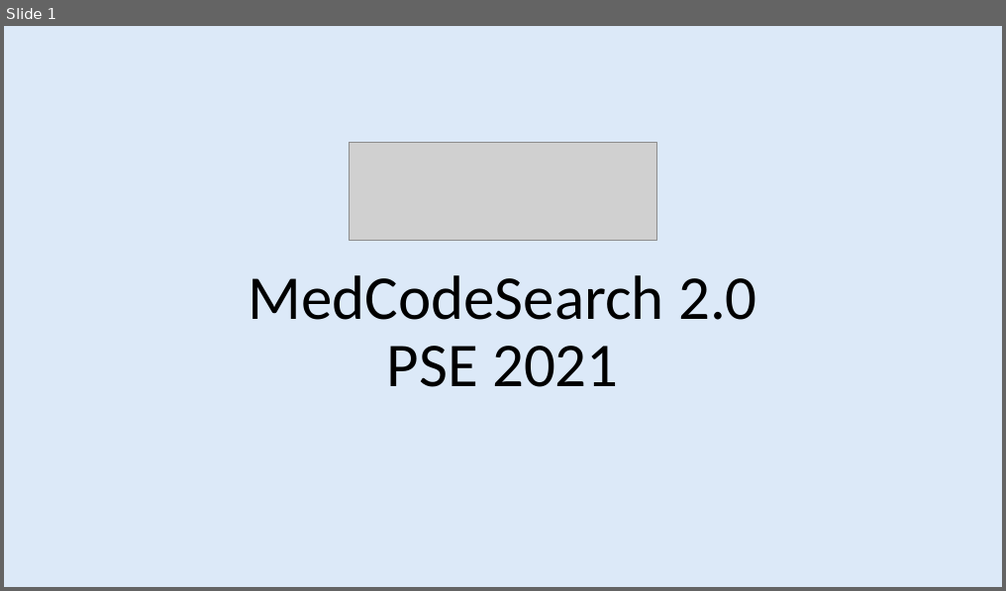
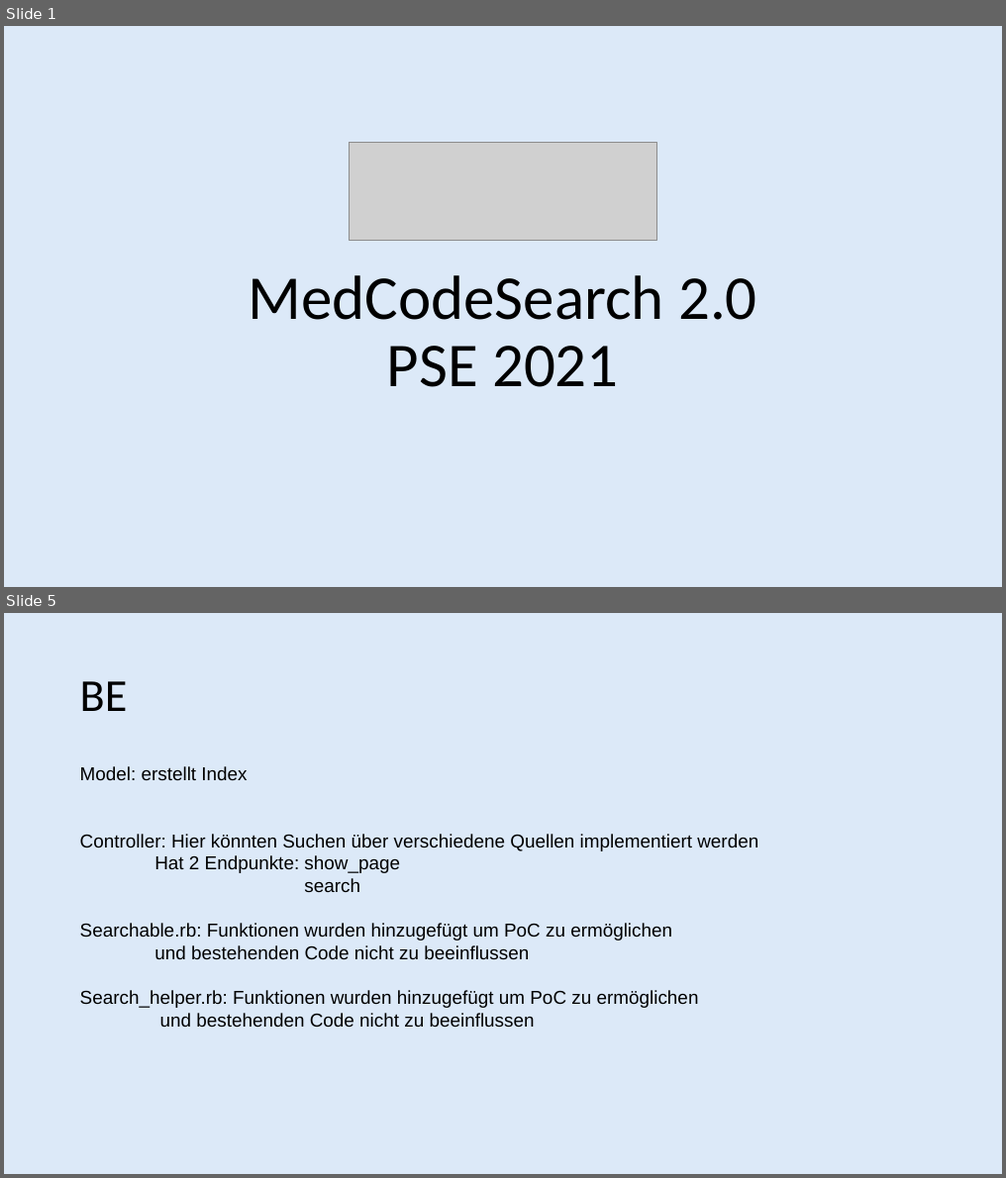
Before and after one commit to TheCodear/PSE-eonum-docrepo, a slide deck: meetings/PräsentationPoc.pptx. Shown one above the other, each under a label of ours: slide 1 before the commit, slides 1 and 5 after it; the slides between them are not shown. The pictures are 1006x591 and 1006x1178 pixels, drawn with LibreOffice and Linux fonts; fonts in the diff are those of the drawing; grey boxes stand for pictures; background and template pictures are left out. Boxes give left, top, right and bottom in pixels: in the first picture for what was removed or moved away, otherwise in the second. Text is boxed around its words. In the diff, an @@ line names an element or a change of style, - is before the commit and + after.

```diff
--- a/meetings/PräsentationPoc.pptx
+++ b/meetings/PräsentationPoc.pptx
@@ slide 5 added at box(4, 613, 1002, 1174), background #FFFFFF; not listed: 1 template element that a slide beside it also shows @@
@@ text added at box(80, 681, 128, 711), 44 pt, text #000000 @@
+BE
@@ text added at box(80, 766, 758, 1028), 18 pt, text #000000 @@
+Model: erstellt Index
+Controller: Hier könnten Suchen über verschiedene Quellen implementiert werden
+Hat 2 Endpunkte: show_page
+search
+Searchable.rb: Funktionen wurden hinzugefügt um PoC zu ermöglichen
+und bestehenden Code nicht zu beeinflussen
+Search_helper.rb: Funktionen wurden hinzugefügt um PoC zu ermöglichen
+und bestehenden Code nicht zu beeinflussen
```
Also in this commit, not shown: 3 slides changed, 3 other slides added.
